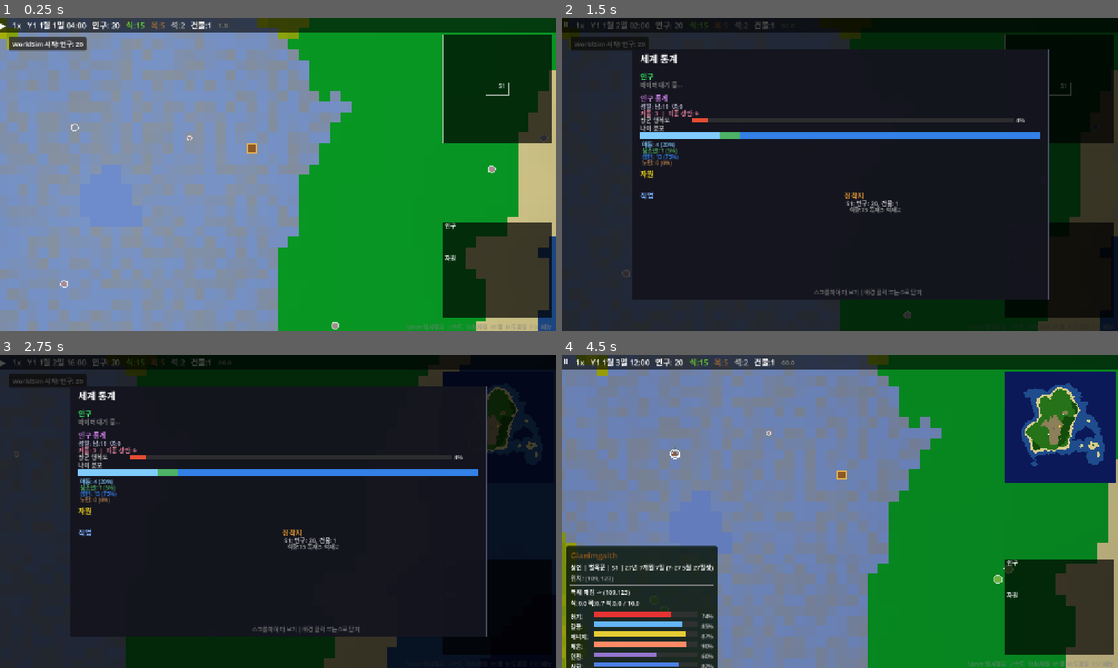
Above: before the commit, frames 1-4 (two rows, left to right).
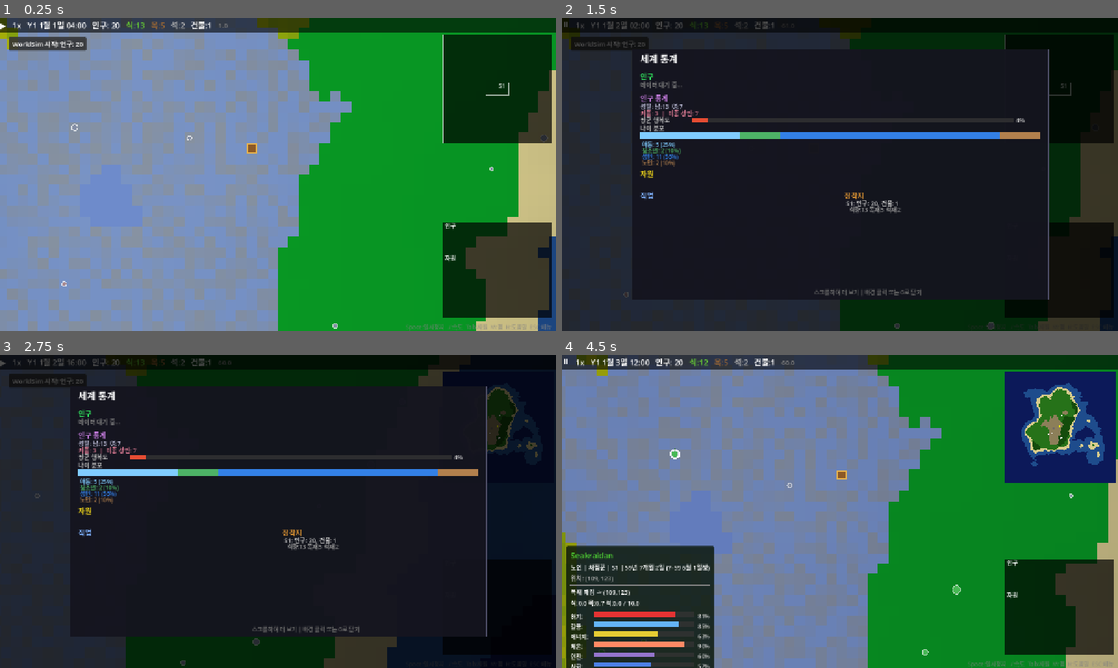
Above: after the commit, the same moments.

Repository: hyunlord/new-world
Game: Godot game, scene res://scenes/main/main.tscn
Two runs of this game, one before a commit and one after it. Both use one fixed random seed, a clock stepped at 60 frames per second and the inputs below.
Inputs (mouse positions are in pixels of both pictures, inside the frame that each line leads up to):
- Up to frame 1 (0.25 s): no input
- Up to frame 2 (1.5 s): tap Enter at 0.5 s; drag from (1056, 89) to (895, 105) at 0.52 s; drag from (1056, 271) to (812, 237) at 1.27 s
- Up to frame 3 (2.75 s): tap Space at 2 s; move the mouse to (278, 511) at 2.02 s; hold D from 2.03 s (still down); tap 0 at 2.1 s; click (278, 511) at 2.17 s
- Up to frame 4 (4.5 s): release D at 2.75 s; drag from (812, 574) to (673, 464) at 2.77 s; tap Enter at 3.5 s; move the mouse to (1006, 558) at 3.52 s; hold A 3.53-4.25 s; tap G at 3.6 s; tap Space at 3.77 s; drag from (673, 464) to (756, 433) at 4.27 s

The runs differ from the first frame. In frame 1, 0.1% of the frame differs, in the area x 10-90%, y 1-100%; in frame 2, 0.6%; in frame 3, 0.6%; in frame 4, 1.1%, in the area x 1-92%, y 1-100%.

Commit message:
fix(values): wire value system tick integration — 3 missing links
- entity_manager: add ValueSystem.initialize_values() in spawn_entity()
  so agents get values dict populated at birth (was always {})
- value_system: fix update() API mismatches (get_all_alive→get_alive_entities,
  age_days→GameConfig.get_age_years, get_entities_in_settlement→settlement_map)
- value_system: fix check_moral_stage_progression() HEXACO keys
  (aesthetic_appreciation→O_aesthetic etc. to match PersonalityData.facets)
- value_system: extend simulation_system.gd; set priority=55 tick_interval=200
  via init() (main.gd register_system already present from prior session)

Gate: PASS (28 systems registered, 20 entities spawned with values)

Co-Authored-By: Claude Sonnet 4.6 <noreply@anthropic.com>

Diff:
--- a/scripts/core/entity_manager.gd
+++ b/scripts/core/entity_manager.gd
@@ -6,6 +6,7 @@
 const PersonalityDataScript = preload("res://scripts/core/personality_data.gd")
 const PersonalityGeneratorScript = preload("res://scripts/systems/personality_generator.gd")
 const TraitSystem = preload("res://scripts/systems/trait_system.gd")
+const ValueSystem = preload("res://scripts/systems/value_system.gd")
 
 var _entities: Dictionary = {}  # id -> entity
 var _next_id: int = 1
@@ -51,6 +52,16 @@
 	entity.personality = _personality_generator.generate_personality(entity.gender, "", pa_pd, pb_pd)
 	# Initialize trait salience from personality facets
 	TraitSystem.update_trait_strengths(entity)
+	# ── 가치관 초기화 [Schwartz 1992, ValueSystem] ──────────────────
+	var pa_values = parent_a.values if (parent_a != null and not parent_a.values.is_empty()) else null
+	var pb_values = parent_b.values if (parent_b != null and not parent_b.values.is_empty()) else null
+	entity.values = ValueSystem.initialize_values(
+		entity.personality.facets,
+		pa_values,
+		pb_values,
+		null,
+		_rng,
+	)
 	# Emotions (defaults)
 	entity.emotions = {
 		"happiness": 0.5,
--- a/scripts/systems/value_system.gd
+++ b/scripts/systems/value_system.gd
@@ -59,21 +59,30 @@
 func execute_tick(_tick: int) -> void:
 	if _entity_manager == null:
 		return
-	var entities: Array = _entity_manager.get_all_alive()
+
+	var entities: Array = _entity_manager.get_alive_entities()
+
+	# ── Settlement → members 맵 구성 (peer influence용, O(n)) ──────────
+	var settlement_map: Dictionary = {}
+	for e in entities:
+		if e.settlement_id > 0:
+			if not settlement_map.has(e.settlement_id):
+				settlement_map[e.settlement_id] = []
+			settlement_map[e.settlement_id].append(e)
+
 	for entity in entities:
 		if entity.values.is_empty():
 			continue
-		var age_years: float = entity.age_days / 365.0
+
+		var age_years: float = GameConfig.get_age_years(entity.age)
 		var hexaco_dict: Dictionary = _get_hexaco_dict(entity.personality)
 
 		# [Kohlberg 1969] 도덕 발달 단계 진급 체크
 		check_moral_stage_progression(entity, hexaco_dict, age_years)
 
 		# [Axelrod 1997] peer influence — 같은 정착지 무작위 1명과 가치관 수렴
-		if "settlement_id" in entity and entity.settlement_id >= 0:
-			var neighbors: Array = _entity_manager.get_entities_in_settlement(
-				entity.settlement_id
-			)
+		if entity.settlement_id > 0 and settlement_map.has(entity.settlement_id):
+			var neighbors: Array = settlement_map[entity.settlement_id]
 			if neighbors.size() > 1:
 				var other = neighbors[_rng.randi() % neighbors.size()]
 				if other.id != entity.id and not other.values.is_empty():
@@ -297,10 +306,10 @@
 	var req = ValueDefs.KOHLBERG_THRESHOLDS[next]
 
 	var openness: float = (
-		hexaco.get("aesthetic_appreciation", 0.5)
-		+ hexaco.get("inquisitiveness", 0.5)
-		+ hexaco.get("creativity", 0.5)
-		+ hexaco.get("unconventionality", 0.5)
+		hexaco.get("O_aesthetic", 0.5)
+		+ hexaco.get("O_inquisitiveness", 0.5)
+		+ hexaco.get("O_creativity", 0.5)
+		+ hexaco.get("O_unconventionality", 0.5)
 	) / 4.0
 	if openness < req.get("min_openness", 0.0):
 		return false
Not shown, changed: PROGRESS.md
